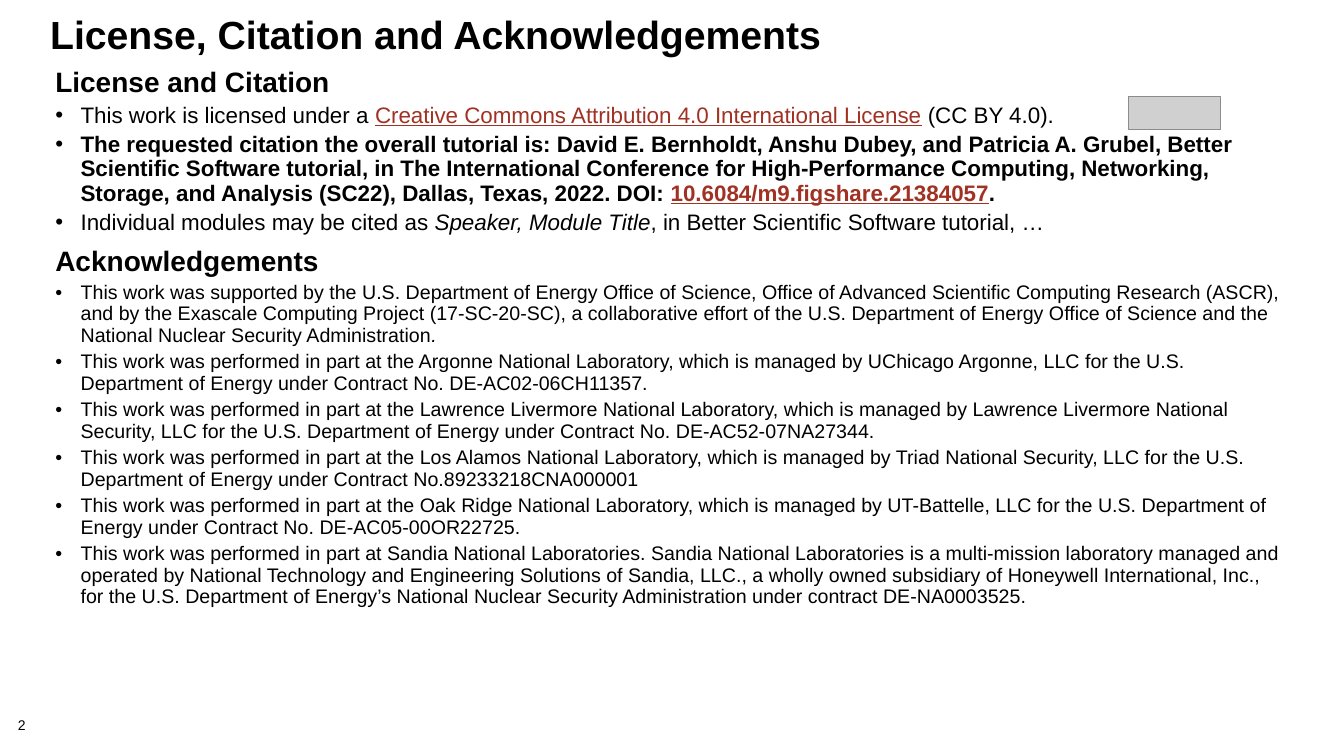
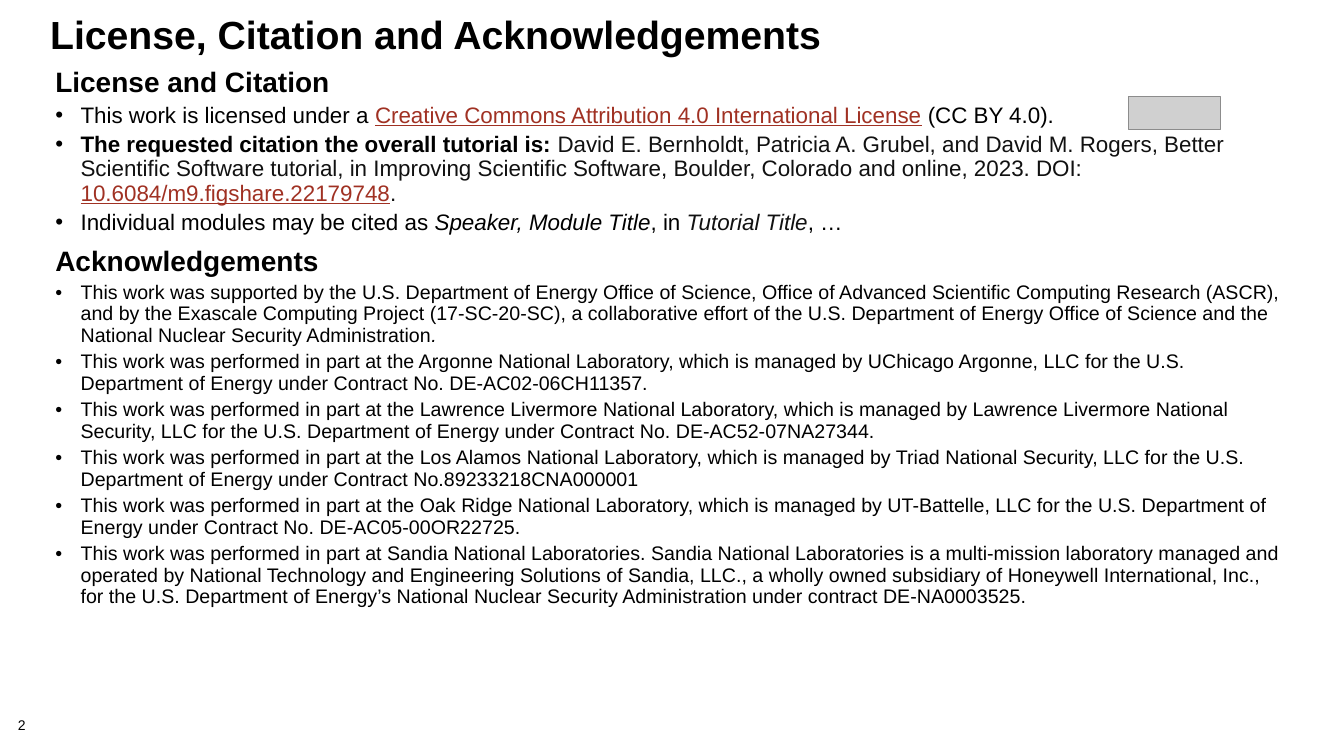
Before and after one commit to bssw-tutorial/presentations, a slide deck: slide 2 of design.pptx. Drawn at 1344x756 pixels with LibreOffice and Linux fonts; fonts in the diff are those of the drawing; grey boxes stand for pictures; background and template pictures are left out. Boxes give left, top, right and bottom in pixels: in the first picture for what was removed or moved away, otherwise in the second. Text is boxed around its words. In the diff, an @@ line names an element or a change of style, - is before the commit and + after.

```diff
--- a/design.pptx
+++ b/design.pptx
@@ text at bbox=[81, 135, 1224, 235]: text changed; text colour #000000 to #111111; bold off @@
-• The requested citation the overall tutorial is: David E. Bernholdt, Anshu Dubey, and Patricia A. Grubel, Better Scientific Software tutorial, in The International Conference for High-Performance Computing, Networking, Storage, and Analysis (SC22), Dallas, Texas, 2022. DOI: 10.6084/m9.figshare.21384057.
-• Individual modules may be cited as Speaker, Module Title, in Better Scientific Software tutorial, …
+• The requested citation the overall tutorial is: David E. Bernholdt, Patricia A. Grubel, and David M. Rogers, Better Scientific Software tutorial, in Improving Scientific Software, Boulder, Colorado and online, 2023. DOI: 10.6084/m9.figshare.22179748.
+• Individual modules may be cited as Speaker, Module Title, in Tutorial Title, …
```
Also in this commit, not shown: 2 other slides changed, 8 other files.
